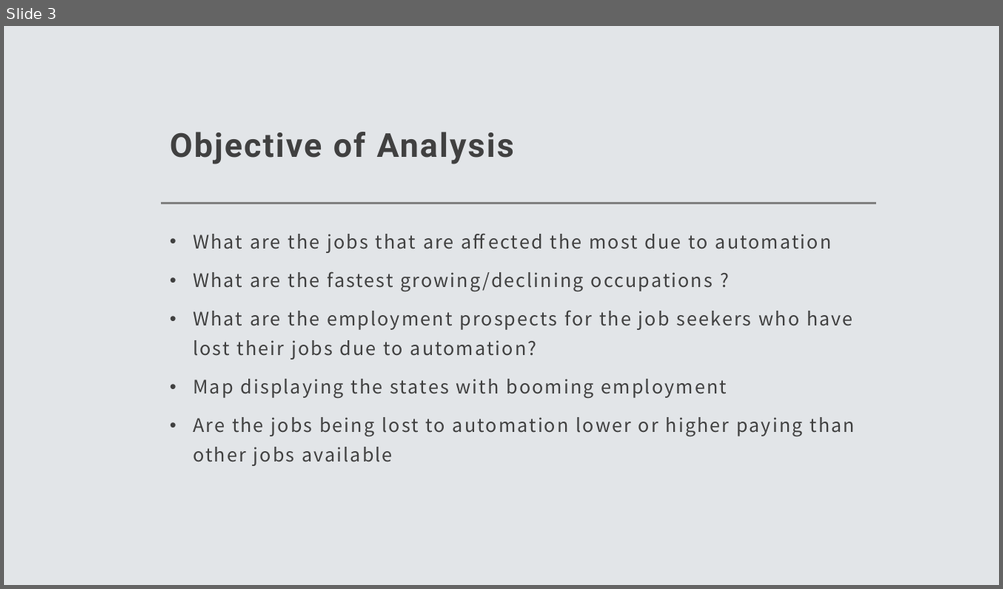
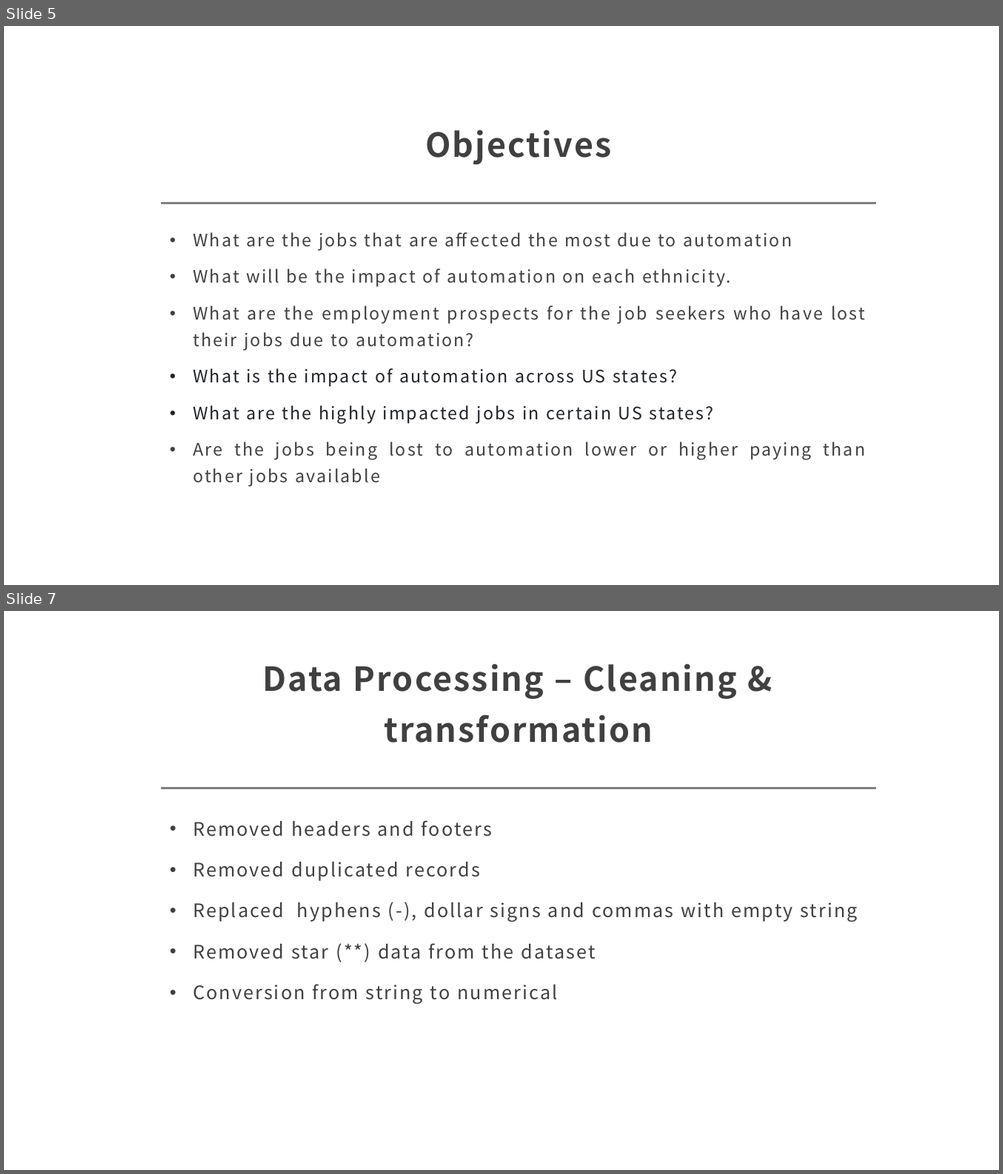
Before and after one commit to vinaya-kusuma/Project1, a slide deck: Project1.pptx. Shown one above the other, each under a label of ours: slide 3 before the commit, slides 5 and 7 after it; the slides between them are not shown. The pictures are 1003x589 and 1003x1174 pixels, drawn with LibreOffice and Linux fonts; fonts in the diff are those of the drawing. Boxes give left, top, right and bottom in pixels: in the first picture for what was removed or moved away, otherwise in the second. Text is boxed around its words. In the diff, an @@ line names an element or a change of style, - is before the commit and + after.

Commit message:
updated state slide

```diff
--- a/Project1.pptx
+++ b/Project1.pptx
@@ slide 7 added at (4,611,999,1170), background #FFFFFF; not listed: 1 template element that a slide beside it also shows @@
@@ title added at (262,664,737,743), 32 pt, text #404040, bold @@
+Data Processing – Cleaning & transformation
@@ text added at (193,820,857,1004), 18 pt, text #404040 @@
+• Removed headers and footers
+• Removed duplicated records
+• Replaced hyphens (-), dollar signs and commas with empty string
+• Removed star (**) data from the dataset
+• Conversion from string to numerical
@@ what was slide 3 is now slide 5 @@
@@ slide 5 changed as well @@
@@ background #E2E5E8 to #FFFFFF @@
@@ title at (425,130,611,165): text changed; font Roboto to Noto Sans CJK JP @@
-Objective of Analysis
+Objectives
@@ text at (193,232,865,487): size 18 to 16.6 pt in "What are the jobs that are affected ...", "What are the employment prospects for the ...", "Are the jobs being lost to automation ..."; alignment left to justified @@
@@ text at (193,269,731,287): text changed; size 18 to 16.6 pt @@
-• What are the fastest growing/declining occupations ?
+• What will be the impact of automation on each ethnicity.
@@ text at (193,369,714,424): text changed; size 18 to 16.6 pt; text colour #404040 to #1F2328 @@
-• Map displaying the states with booming employment
+• What is the impact of automation across US states?
+• What are the highly impacted jobs in certain US states?
```
Also in this commit, not shown: 9 other slides changed, 14 other slides added, 7 slides removed.
